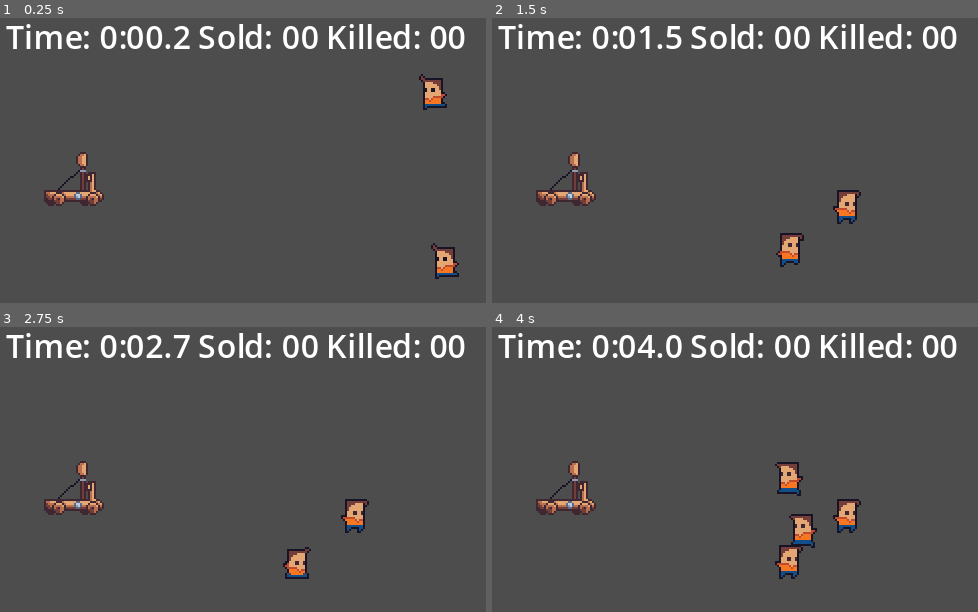
Above: before the commit, frames 1-4 (two rows, left to right).
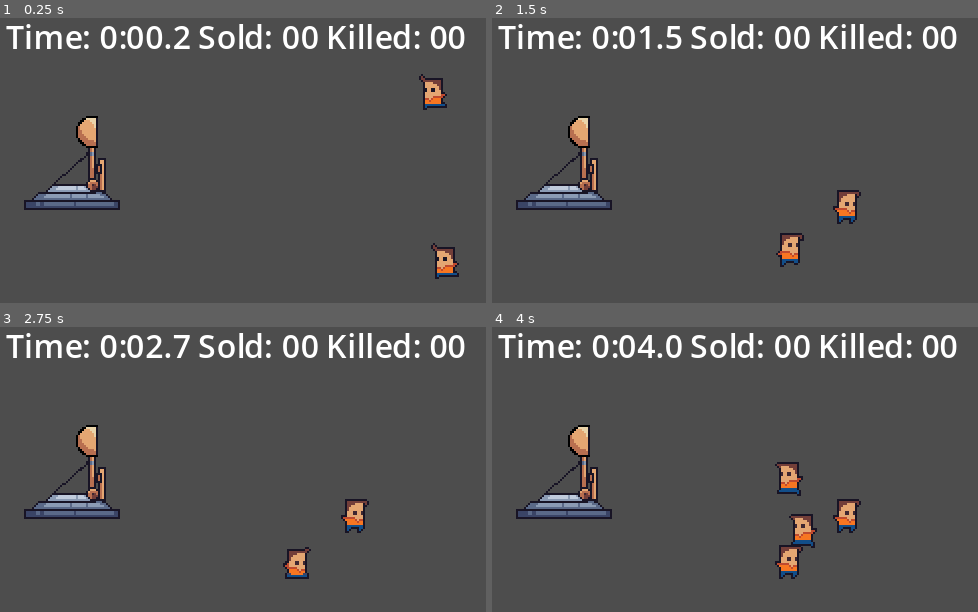
Above: after the commit, the same moments.

Repository: tiagobonetti/scaling-up
Game: Godot game, scene res://Scenes/Stages/Stage1.tscn
Two runs of this game, one before a commit and one after it. Both use one fixed random seed, a clock stepped at 60 frames per second and the inputs below.
Inputs (mouse positions are in pixels of both pictures, inside the frame that each line leads up to):
- Up to frame 1 (0.25 s): no input
- Up to frame 2 (1.5 s): move the mouse to (564, 197) at 0.52 s; hold Right (ui_right) 0.53-1.28 s; move the mouse to (598, 203) at 1.27 s; hold Down (ui_down) from 1.28 s (still down)
- Up to frame 3 (2.75 s): move the mouse to (301, 415) at 2.02 s; release Down (ui_down) at 2.03 s; hold Right (ui_right) from 2.03 s (still down)
- Up to frame 4 (4 s): move the mouse to (696, 566) at 2.77 s; release Right (ui_right) at 2.78 s; hold Up (ui_up) 2.78-3.53 s; move the mouse to (919, 549) at 3.52 s; hold Left (ui_left) from 3.53 s (still down)

The runs differ from the first frame. In frame 1, 2.5% of the frame differs, in the area x 4-25%, y 34-68%; in frame 2, 2.5%; in frame 3, 2.5%; in frame 4, 2.5%.

Commit message:
Change to the magic catapult sprite

Diff:
--- a/Environments/magic_catapult.tres
+++ b/Environments/magic_catapult.tres
@@ -53,15 +53,15 @@
 "duration": 1.0,
 "texture": SubResource("AtlasTexture_rdjhm")
 }],
-"loop": true,
+"loop": false,
 "name": &"fire",
-"speed": 10.0
+"speed": 5.0
 }, {
 "frames": [{
 "duration": 1.0,
 "texture": SubResource("AtlasTexture_spq5w")
 }],
-"loop": true,
+"loop": false,
 "name": &"idle",
 "speed": 5.0
 }, {
@@ -78,7 +78,7 @@
 "duration": 1.0,
 "texture": SubResource("AtlasTexture_y0xiu")
 }],
-"loop": true,
+"loop": false,
 "name": &"load",
 "speed": 5.0
 }]
--- a/Scenes/Entities/Catapult.tscn
+++ b/Scenes/Entities/Catapult.tscn
@@ -1,21 +1,20 @@
 [gd_scene load_steps=4 format=3 uid="uid://47fibceb80ku"]
 
 [ext_resource type="Script" path="res://Scripts/catapult.gd" id="1_cfnwn"]
-[ext_resource type="SpriteFrames" uid="uid://efc3pq5m8d34" path="res://Environments/catapult.tres" id="2_c0ec6"]
+[ext_resource type="SpriteFrames" uid="uid://bjl8s3chloeld" path="res://Environments/magic_catapult.tres" id="2_jhdia"]
 
 [sub_resource type="RectangleShape2D" id="RectangleShape2D_k56c4"]
-size = Vector2(32, 8)
+size = Vector2(48, 12)
 
-[node name="Area2D" type="Area2D"]
+[node name="Catapult" type="Area2D"]
 script = ExtResource("1_cfnwn")
 
 [node name="CollisionShape2D" type="CollisionShape2D" parent="."]
 shape = SubResource("RectangleShape2D_k56c4")
 
 [node name="AnimatedSprite2D" type="AnimatedSprite2D" parent="."]
-position = Vector2(0, -12)
-scale = Vector2(-1, 1)
-sprite_frames = ExtResource("2_c0ec6")
+sprite_frames = ExtResource("2_jhdia")
 animation = &"idle"
+offset = Vector2(2.08165e-12, -18)
 
 [connection signal="input_event" from="." to="." method="_begin_drag"]
--- a/Scenes/Stages/Stage1.tscn
+++ b/Scenes/Stages/Stage1.tscn
@@ -7,7 +7,13 @@
 [node name="Stage" type="Node2D"]
 script = ExtResource("1_rgm66")
 
-[node name="Area2D" parent="." instance=ExtResource("3_1i58h")]
+[node name="CustomerSpawner" parent="." instance=ExtResource("3_qgbpd")]
+position = Vector2(267, 44)
+
+[node name="CustomerSpawner2" parent="." instance=ExtResource("3_qgbpd")]
+position = Vector2(268, 139)
+
+[node name="Catapult" parent="." instance=ExtResource("3_1i58h")]
 position = Vector2(78, 96)
 
 [node name="CanvasLayer" type="CanvasLayer" parent="."]
@@ -17,7 +23,6 @@
 offset_top = 4.0
 offset_right = 320.0
 offset_bottom = 30.0
-text = "Time: 0:23.4  Sold: 99 Killed: 99"
 horizontal_alignment = 1
 
 [node name="CenterLabel" type="Label" parent="CanvasLayer"]
@@ -25,14 +30,4 @@
 offset_top = 95.0
 offset_right = 320.0
 offset_bottom = 181.0
-text = "You have captured the market!
-Time for a price hike!
-You killed too many customers!
- Time for a  fine and cushy retirement!\""
 horizontal_alignment = 1
-
-[node name="CustomerSpawner" parent="." instance=ExtResource("3_qgbpd")]
-position = Vector2(267, 44)
-
-[node name="CustomerSpawner2" parent="." instance=ExtResource("3_qgbpd")]
-position = Vector2(268, 139)
